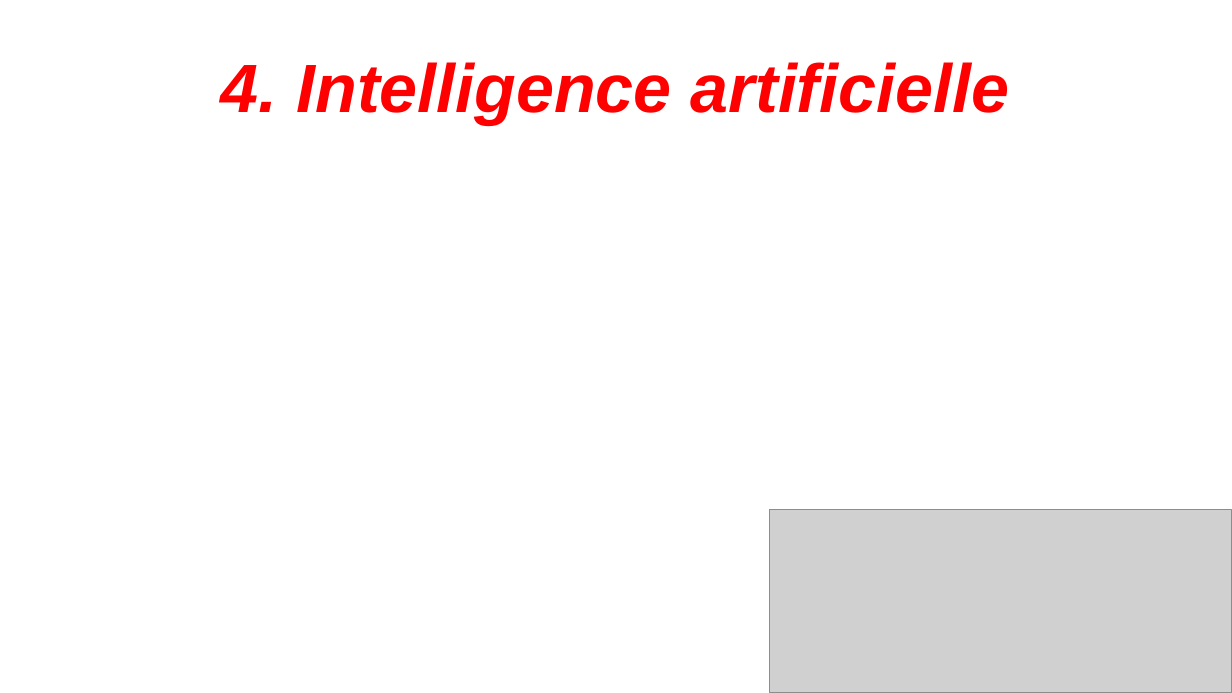
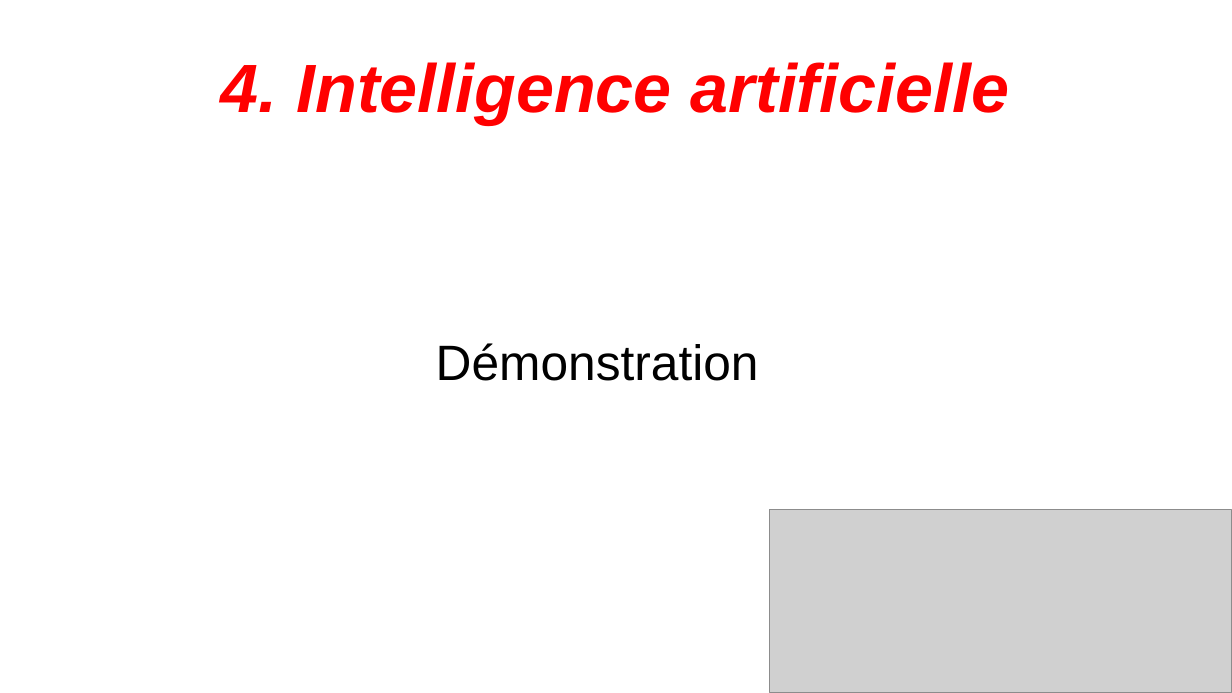
Before and after one commit to Noahrng/Projet_IA_Chess, a slide deck: slide 8 of diapo/projetIACHESS.odp (slide 6 before the commit). Drawn at 1232x693 pixels with LibreOffice and Linux fonts; fonts in the diff are those of the drawing; grey boxes stand for pictures. Boxes give left, top, right and bottom in pixels: in the first picture for what was removed or moved away, otherwise in the second. Text is boxed around its words. In the diff, an @@ line names an element or a change of style, - is before the commit and + after.

```diff
--- a/diapo/projetIACHESS.odp
+++ b/diapo/projetIACHESS.odp
@@ subtitle added at <box>436,343,759,381</box>, 32 pt, text #000000 @@
+Démonstration
```
Also in this commit, not shown: 1 other slide changed, 3 slides added, 1 other file.
